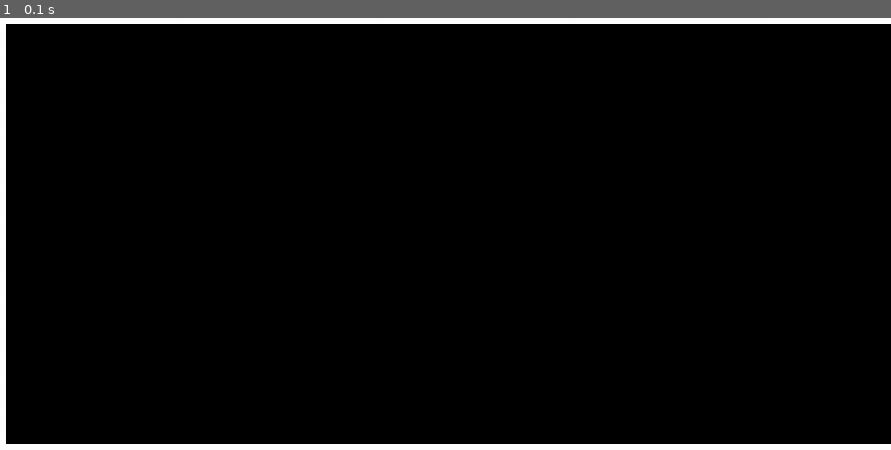
Above: before the commit, frame 1.
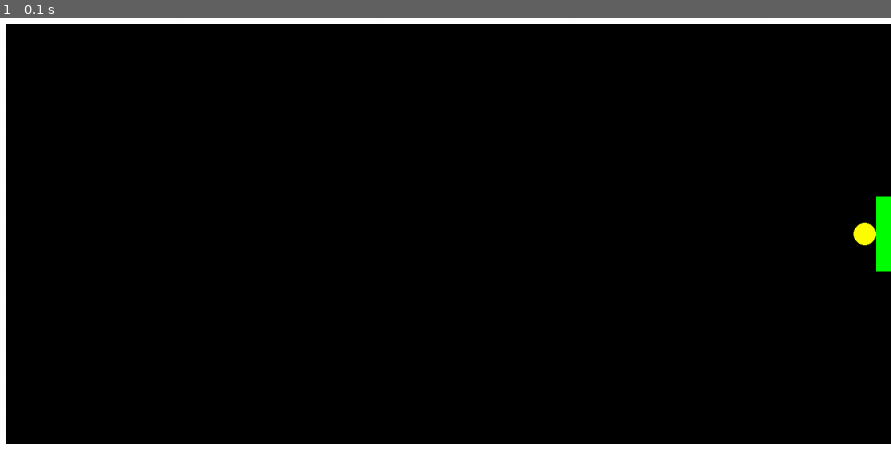
Above: after the commit, the same moment.

Repository: Spartan-119/Self-Learning-Squash-game
Game: pygame game, started from pygame_spyder.py
The game is run twice, just before and just after one commit, with the same random seed, the same clock (stepped at 60 frames per second) and the same inputs.
Inputs:
- Up to frame 1 (0.1 s): no input

The runs differ from the first frame. In frame 1, 0.4% of the frame differs, in the area x 95-100%, y 41-59%.

Commit message:
Add files via upload

Diff:
--- a/pygame_spyder.py
+++ b/pygame_spyder.py
@@ -8,9 +8,16 @@
 WIDTH = 1200
 BORDER = 20
 bgcolor = "Black"
-ball_color = "Yellow"
+fgcolor = pg.Color("White")
+ball_color = pg.Color("Yellow")
+paddle_color = pg.Color("Green")
+VELOCITY = 5
+FRAMERATE = 60
 
+pg.init()
 
+# displaying the screen
+screen = pg.display.set_mode((WIDTH, HEIGHT))
 
 class Ball:
 
@@ -27,13 +34,33 @@
         pg.draw.circle(screen, color, (self.x, self.y), self.RADIUS)
 
     # method to update the position of the Ball
-    # def update(self, )
+    def update(self, ):
+        pass
 
-pg.init()
+# ------- PADDLE --------
+class Paddle:
 
-# displaying the screen
-screen = pg.display.set_mode((WIDTH, HEIGHT))
-fgcolor = pg.Color("White")
+    WIDTH = 20
+    HEIGHT = 100
+
+    def __init__(self, y):
+        self.y = y # because we will only move the paddle along Y axis
+
+    # method to show the paddle
+    def show(self, color, x):
+        pg.draw.rect(screen, color, pg.Rect(x, self.y - self.HEIGHT//2,self.WIDTH,self.HEIGHT))
+
+    # method to update the paddle
+    def update(self, ):
+        pass
+
+# ------ MAKING OBJECTS -------
+ball = Ball(WIDTH - Ball.RADIUS - Paddle.WIDTH, HEIGHT//2, -VELOCITY, -VELOCITY)
+ball.show(ball_color)
+
+paddle = Paddle(HEIGHT//2)
+paddle.show(paddle_color, WIDTH - Paddle.WIDTH)
+
 
 # now we will draw the screen
 pg.draw.rect(screen, fgcolor, pg.Rect((0, 0), (WIDTH, BORDER)))
